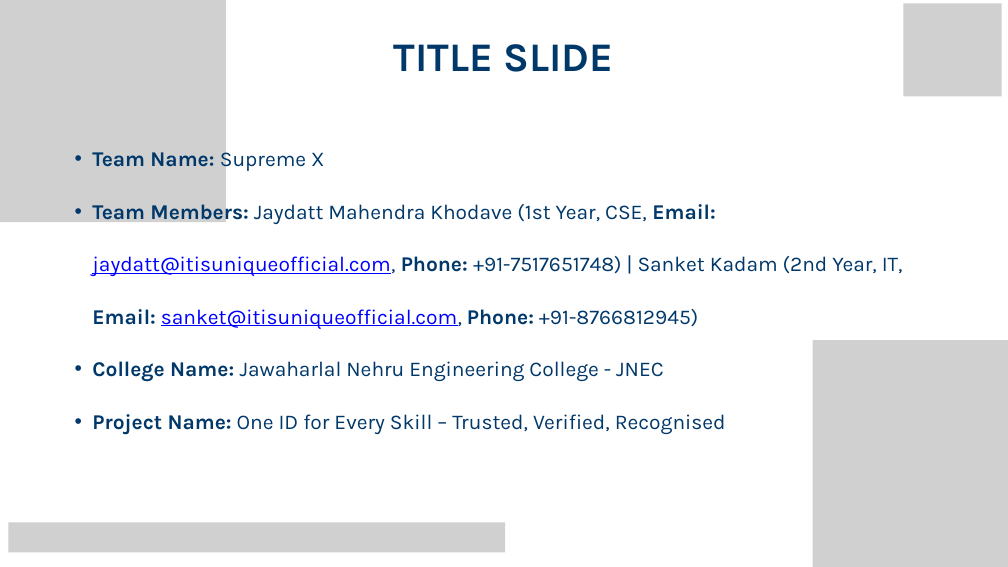
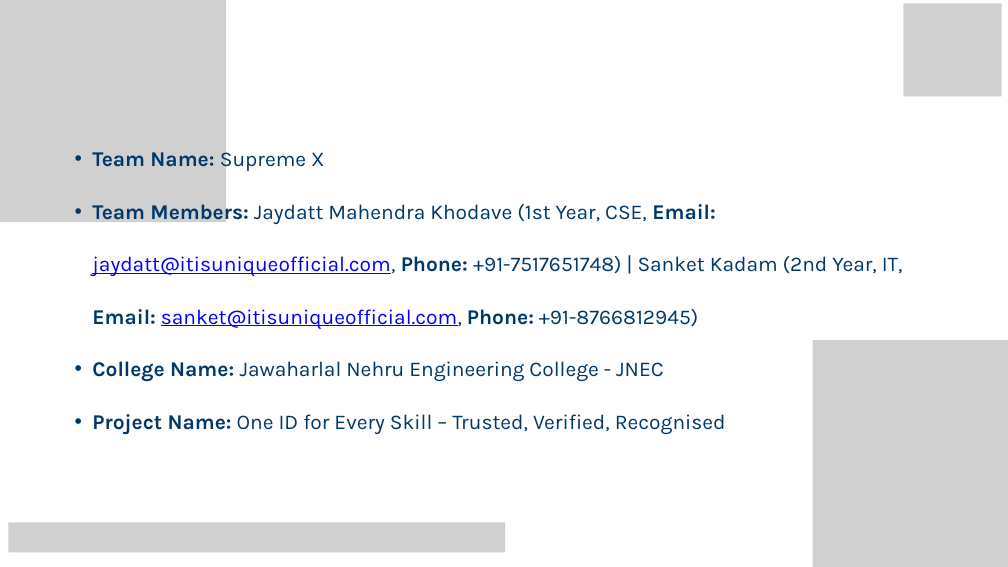
Before and after one commit to iamrcs/supreme-x, a slide deck: slide 1 of skill-identity-card/final/SupremeX_JawaharlalNehruEngineeringCollege_HCK_ad6687d31907423c_Round1.pptx. Drawn at 1008x567 pixels with LibreOffice and Linux fonts; fonts in the diff are those of the drawing; grey boxes stand for pictures. Boxes give left, top, right and bottom in pixels: in the first picture for what was removed or moved away, otherwise in the second. Text is boxed around its words. In the diff, an @@ line names an element or a change of style, - is before the commit and + after.

```diff
--- a/skill-identity-card/final/SupremeX_JawaharlalNehruEngineeringCollege_HCK_ad6687d31907423c_Round1.pptx
+++ b/skill-identity-card/final/SupremeX_JawaharlalNehruEngineeringCollege_HCK_ad6687d31907423c_Round1.pptx
@@ text removed at [394, 44, 614, 72] @@
-TITLE SLIDE
```
Also in this commit, not shown: 1 other file.
